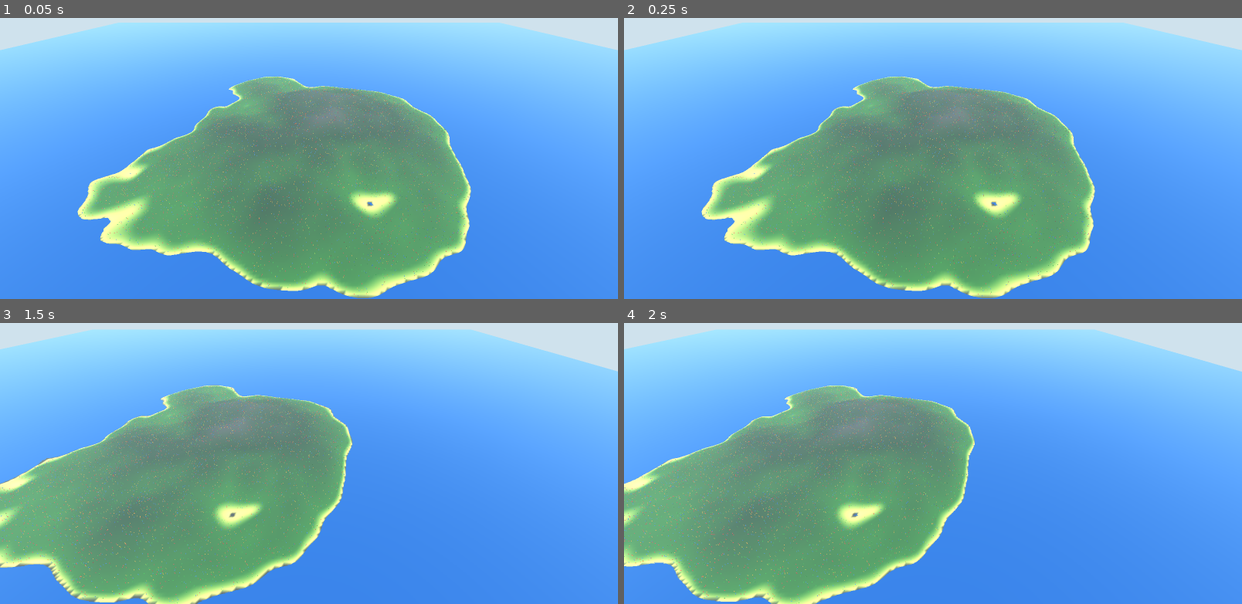
Above: before the commit, frames 1-4 (two rows, left to right).
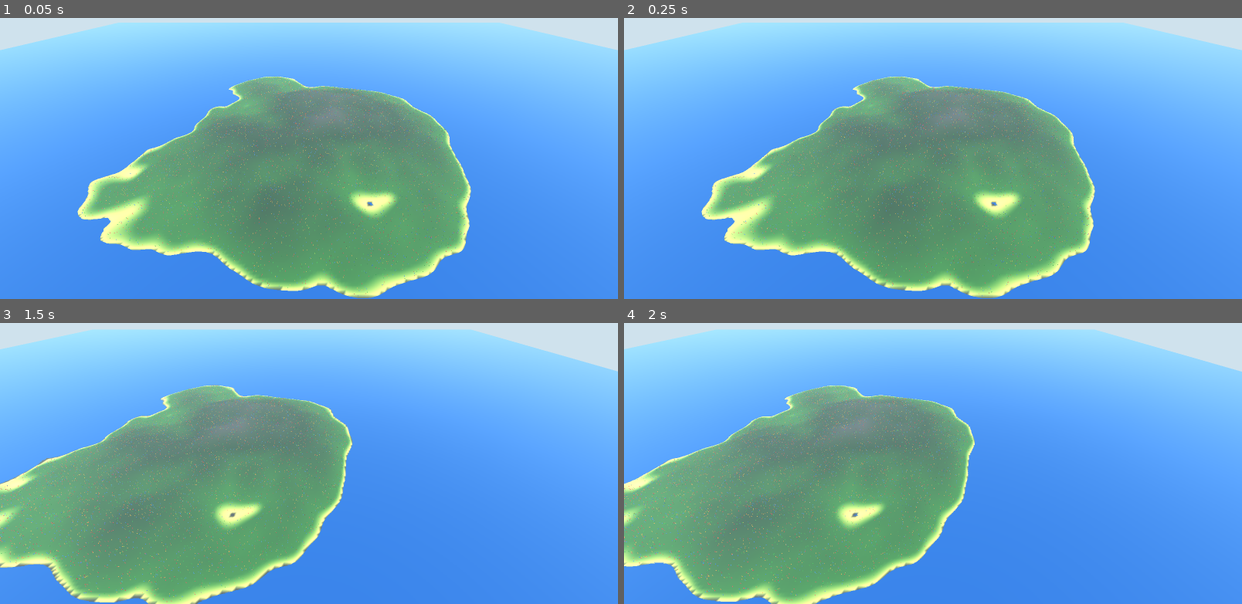
Above: after the commit, the same moments.

Repository: Twody2D/mass
Game: Godot game, scene res://scenes/main.tscn
The game is run twice, just before and just after one commit, with the same random seed, the same clock (stepped at 60 frames per second) and the same inputs.
Inputs (mouse positions are in pixels of both pictures, inside the frame that each line leads up to):
- Up to frame 1 (0.05 s): no input
- Up to frame 2 (0.25 s): no input
- Up to frame 3 (1.5 s): move the mouse to (444, 412) at 0.52 s; hold D 0.53-1.25 s; hold Shift 0.53-1.25 s; click (444, 412) at 0.67 s; tap Space at 0.77 s; drag from (185, 446) to (278, 500) at 1.27 s
- Up to frame 4 (2 s): no input

The runs differ from the first frame. In frame 1, 0.2% of the frame differs, in the area x 14-76%, y 20-99%; in frame 2, 1.6%; in frame 3, 4.4%; in frame 4, 4.4%, in the area x 0-57%, y 22-100%.

Commit message:
feat(simulation): add fixed tick movement update
The crowd starts walking. Main gains the clock, BotManager gains the
step: rendering runs at whatever FPS it can, the simulation runs at a
fixed 20 Hz, so behaviour does not change with frame rate.

- the accumulator lives in Main, which makes sim_speed, pause and restart
  the same mechanism the debug UI will need next
- AI decisions are bucketed: on tick t only bots with i % 8 == t % 8
  re-decide, so the average cost is unchanged but the spike is gone
- the buffer upload happens once per frame, not once per tick; nobody
  sees intermediate positions and the upload is the expensive part
- a frame runs at most MAX_TICKS_PER_FRAME ticks and then drops the
  backlog rather than chasing it, so a slow frame cannot make the next
  one worse
- targets are picked nearby, 15 to 90 m, and always on land, with at most
  four attempts; that keeps bots on the island without pathfinding, and
  the attempt limit exists because an unbounded search for land near a
  coastline is a loop with no guaranteed end
- a bot never drops below the waterline: a straight line to a nearby
  target can still clip a bay, and a bot on the seabed reads as a bug
- World gains is_walkable(), so callers ask a question instead of
  reaching for its constants

Measured on Godot 4.7.2-stable, Intel UHD Graphics. Tick cost against the
50 ms budget of a 20 Hz step:

    100 bots   0.074 ms    0.1%
   1000 bots   0.839 ms    1.7%
   5000 bots   4.203 ms    8.4%
  10000 bots   8.875 ms   17.7%

Linear, about 0.89 us per bot. A full frame with the simulation running
at 10 000 bots is 73.9 FPS, against 106 FPS for a motionless crowd.

Verified with tools/verify_movement.tscn: after 200 ticks all 10 000 bots
have moved, averaging 31.7 m, nobody left the map, only IDLE and MOVING
are ever used, 0.05% stand over water, and the same seed with the same
tick count reproduces the run exactly.

Determinism has a boundary worth stating: reproducibility is guaranteed
per tick sequence, not per wall clock, because the number of ticks in a
frame depends on the frame rate and a heavy stall drops the backlog.

Diff:
--- a/scripts/core/main.gd
+++ b/scripts/core/main.gd
@@ -1,5 +1,6 @@
 extends Node3D
-## Owns the order in which the simulation is built.
+## Owns the order in which the simulation is built, and the clock that drives
+## it afterwards.
 ##
 ## World and BotManager deliberately do not build themselves in _ready. Bots can
 ## only be placed once the island exists, and leaning on sibling _ready order to
@@ -14,6 +15,15 @@
 var world: World
 var bots: BotManager
 var crowd: CrowdRenderer
+
+## Simulation clock. Rendering runs at whatever FPS it can; the simulation runs
+## at a fixed step, so behaviour does not change with frame rate.
+var paused := false
+var sim_speed := GameConfig.DEFAULT_SIM_SPEED
+var tick_count := 0
+var sim_time := 0.0
+
+var _accumulator := 0.0
 
 
 func _ready() -> void:
@@ -34,8 +44,36 @@
 	rebuild(GameConfig.map_seed, GameConfig.bot_count)
 
 
+func _physics_process(delta: float) -> void:
+	if paused or bots == null or crowd == null:
+		return
+
+	_accumulator += delta * sim_speed
+	var step := GameConfig.SIMULATION_TICK_SECONDS
+	var ticks := 0
+	while _accumulator >= step and ticks < GameConfig.MAX_TICKS_PER_FRAME:
+		bots.tick(step, tick_count)
+		tick_count += 1
+		sim_time += step
+		_accumulator -= step
+		ticks += 1
+
+	# The buffer upload is the expensive part, so it happens once per frame no
+	# matter how many ticks that frame ran.
+	if ticks > 0:
+		crowd.update_transforms()
+
+	# Spiral of death guard: if the frame could not keep up, drop the backlog
+	# instead of trying to catch up forever and making the next frame worse.
+	if _accumulator > step * GameConfig.MAX_TICKS_PER_FRAME:
+		_accumulator = 0.0
+
+
 ## Regenerates the island and repopulates it. Same seed, same result.
 func rebuild(map_seed: int, bot_count: int) -> void:
 	world.generate(map_seed)
 	bots.spawn(bot_count, map_seed)
 	crowd.rebuild()
+	tick_count = 0
+	sim_time = 0.0
+	_accumulator = 0.0
--- a/scripts/simulation/bot_manager.gd
+++ b/scripts/simulation/bot_manager.gd
@@ -19,6 +19,13 @@
 	GATHERING,
 	DEAD,
 }
+
+## How many nearby spots a bot tries before giving up and staying idle for
+## another AI tick. Bounded on purpose: an unbounded search for land would be
+## a loop with no guaranteed end near a coastline.
+const TARGET_ATTEMPTS := 4
+const MIN_TARGET_DISTANCE := 15.0
+const MAX_TARGET_DISTANCE := 90.0
 
 ## Emitted after a spawn, so the renderer can size its buffers.
 signal spawned(count: int)
@@ -49,6 +56,10 @@
 var state := PackedByteArray()
 var alive := PackedByteArray()
 
+## Drives AI decisions. Seeded from the map seed, so a given seed always plays
+## out the same way for a given sequence of ticks.
+var _rng := RandomNumberGenerator.new()
+
 
 ## Fills every slot with a fresh bot standing on land. Deterministic: the same
 ## seed and count always produce the same crowd.
@@ -66,6 +77,9 @@
 	# A generator of its own, so changing the bot count cannot shift the map.
 	var rng := RandomNumberGenerator.new()
 	rng.seed = map_seed
+	# A separate stream for decisions, so placement and behaviour do not
+	# perturb each other.
+	_rng.seed = map_seed ^ 0x9e3779b9
 
 	var teams := GameConfig.team_count()
 	var base_speed := GameConfig.BOT_MOVE_SPEED
@@ -93,6 +107,77 @@
 	spawned.emit(count)
 
 
+## One simulation step. Called at a fixed rate by Main, never per rendered
+## frame. AI decisions come first so a bot that just arrived can set off again
+## in the same tick.
+func tick(delta: float, tick_index: int) -> void:
+	if world == null or count == 0:
+		return
+	_decide(tick_index)
+	_move(delta)
+
+
+## Expensive decisions are spread across AI_BUCKET_COUNT ticks: on tick t only
+## the bots with i % buckets == t % buckets re-decide. Same average cost as
+## deciding for everyone every eighth tick, but without the spike.
+func _decide(tick_index: int) -> void:
+	var buckets := GameConfig.AI_BUCKET_COUNT
+	var i := tick_index % buckets
+	while i < count:
+		if alive[i] == 1 and state[i] == State.IDLE:
+			_choose_target(i)
+		i += buckets
+
+
+func _choose_target(index: int) -> void:
+	var x := pos_x[index]
+	var z := pos_z[index]
+	for attempt in TARGET_ATTEMPTS:
+		var angle := _rng.randf() * TAU
+		var distance := _rng.randf_range(MIN_TARGET_DISTANCE, MAX_TARGET_DISTANCE)
+		var tx := x + cos(angle) * distance
+		var tz := z + sin(angle) * distance
+		# Targets are picked nearby and on land, which keeps bots off the water
+		# without anything as expensive as pathfinding.
+		if world.is_walkable(tx, tz):
+			target_x[index] = tx
+			target_z[index] = tz
+			state[index] = State.MOVING
+			return
+	# Boxed in this time. Stay idle and try again on the next AI tick.
+
+
+func _move(delta: float) -> void:
+	var arrival := GameConfig.BOT_ARRIVAL_RADIUS
+	var arrival_squared := arrival * arrival
+	var water := GameConfig.WATER_LEVEL
+	for i in count:
+		if state[i] != State.MOVING:
+			continue
+		var dx := target_x[i] - pos_x[i]
+		var dz := target_z[i] - pos_z[i]
+		var distance_squared := dx * dx + dz * dz
+		if distance_squared <= arrival_squared:
+			state[i] = State.IDLE
+			vel_x[i] = 0.0
+			vel_z[i] = 0.0
+			continue
+		# One square root per moving bot, reused as both the direction and the
+		# speed scale.
+		var step := speed[i] / sqrt(distance_squared)
+		var vx := dx * step
+		var vz := dz * step
+		vel_x[i] = vx
+		vel_z[i] = vz
+		var nx := pos_x[i] + vx * delta
+		var nz := pos_z[i] + vz * delta
+		pos_x[i] = nx
+		pos_z[i] = nz
+		# Never below the waterline: a straight line to a nearby target can
+		# still clip a bay, and a bot on the seabed reads as a bug.
+		pos_y[i] = maxf(world.get_height(nx, nz), water)
+
+
 func is_valid_index(index: int) -> bool:
 	return index >= 0 and index < count
 
--- a/scripts/world/world.gd
+++ b/scripts/world/world.gd
@@ -84,6 +84,12 @@
 ## True where the terrain rises above the water line.
 func is_land(x: float, z: float) -> bool:
 	return get_height(x, z) > GameConfig.WATER_LEVEL
+
+
+## Land a bot may stand on: above the water line by enough that it is not
+## wading. Distinct from is_land(), which answers the geometric question.
+func is_walkable(x: float, z: float) -> bool:
+	return get_height(x, z) > SPAWN_MIN_HEIGHT
 
 
 ## Uniformly random point on walkable land, picked from the precomputed cell
--- /dev/null
+++ b/tools/verify_movement.gd
@@ -0,0 +1,85 @@
+extends Node
+## Checks that the simulation tick actually moves bots, keeps them on the
+## island, and stays deterministic. Also measures what one tick costs at every
+## target scale, which is the number the whole design has to live inside.
+
+const TICKS := 200
+
+
+func _ready() -> void:
+	var failures := 0
+
+	var packed: PackedScene = load("res://scenes/main.tscn")
+	var main: Node3D = packed.instantiate()
+	add_child(main)
+	var world: World = main.get_node("World")
+	var bots: BotManager = main.get_node("Bots")
+	var step: float = GameConfig.SIMULATION_TICK_SECONDS
+
+	print("--- tick cost, averaged over %d ticks ---" % TICKS)
+	for n in [100, 1000, 5000, 10000]:
+		main.rebuild(GameConfig.DEFAULT_MAP_SEED, n)
+		var t0 := Time.get_ticks_usec()
+		for t in TICKS:
+			bots.tick(step, t)
+		var us := float(Time.get_ticks_usec() - t0) / TICKS
+		var budget := 100.0 * us / (step * 1000000.0)
+		print("  %6d bots : %6.3f ms/tick, %5.1f%% of the 20 Hz tick budget"
+			% [n, us / 1000.0, budget])
+
+	print("--- behaviour at %d bots after %d ticks (%.1f s) ---"
+		% [bots.count, TICKS, TICKS * step])
+
+	main.rebuild(GameConfig.DEFAULT_MAP_SEED, 10000)
+	var start_x := bots.pos_x.duplicate()
+	var start_z := bots.pos_z.duplicate()
+	for t in TICKS:
+		bots.tick(step, t)
+
+	var moved := 0
+	var over_water := 0
+	var off_map := 0
+	var bad_state := 0
+	var moving := 0
+	var travelled := 0.0
+	var limit := world.half_extent()
+	for i in bots.count:
+		var dx: float = bots.pos_x[i] - start_x[i]
+		var dz: float = bots.pos_z[i] - start_z[i]
+		var distance := sqrt(dx * dx + dz * dz)
+		travelled += distance
+		if distance > 0.5:
+			moved += 1
+		if world.get_height(bots.pos_x[i], bots.pos_z[i]) <= GameConfig.WATER_LEVEL:
+			over_water += 1
+		if absf(bots.pos_x[i]) > limit or absf(bots.pos_z[i]) > limit:
+			off_map += 1
+		if bots.state[i] != BotManager.State.IDLE and bots.state[i] != BotManager.State.MOVING:
+			bad_state += 1
+		if bots.state[i] == BotManager.State.MOVING:
+			moving += 1
+
+	print("  moved          : %d of %d, average %.1f m travelled"
+		% [moved, bots.count, travelled / bots.count])
+	print("  moving now     : %d, idle %d" % [moving, bots.count - moving])
+	print("  over water     : %d (%.2f%%)" % [over_water, 100.0 * over_water / bots.count])
+	failures += _check("almost every bot has moved", moved > bots.count * 0.95)
+	failures += _check("nobody left the map (%d)" % off_map, off_map == 0)
+	failures += _check("only IDLE and MOVING are used (%d others)" % bad_state, bad_state == 0)
+	failures += _check("under 1%% of bots stand over water", over_water < bots.count * 0.01)
+	failures += _check("bots are spread across both states", moving > 0 and moving < bots.count)
+
+	# Determinism: same seed, same number of ticks, same result.
+	var after_x := bots.pos_x.duplicate()
+	main.rebuild(GameConfig.DEFAULT_MAP_SEED, 10000)
+	for t in TICKS:
+		bots.tick(step, t)
+	failures += _check("same seed and ticks reproduce the run exactly", after_x == bots.pos_x)
+
+	print("failures       : %d" % failures)
+	get_tree().quit(1 if failures > 0 else 0)
+
+
+func _check(what: String, ok: bool) -> int:
+	print("  %s %s" % ["PASS" if ok else "FAIL", what])
+	return 0 if ok else 1
--- /dev/null
+++ b/tools/verify_movement.tscn
@@ -0,0 +1,6 @@
+[gd_scene load_steps=2 format=3]
+
+[ext_resource type="Script" path="res://tools/verify_movement.gd" id="1_m"]
+
+[node name="VerifyMovement" type="Node"]
+script = ExtResource("1_m")
Not shown, added: tools/verify_movement.gd.uid
Not shown, changed: ARCHITECTURE.md
Not shown, changed: README.md
Not shown, changed: TODO.md
